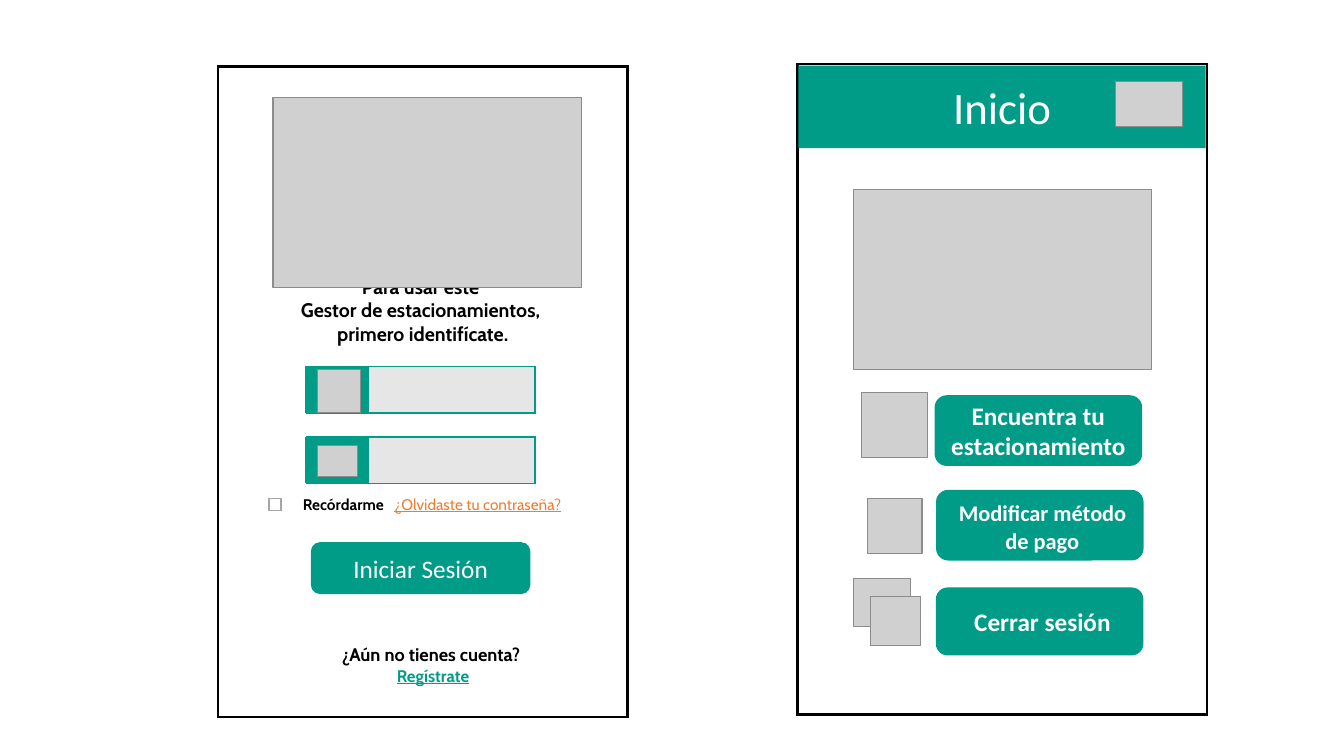
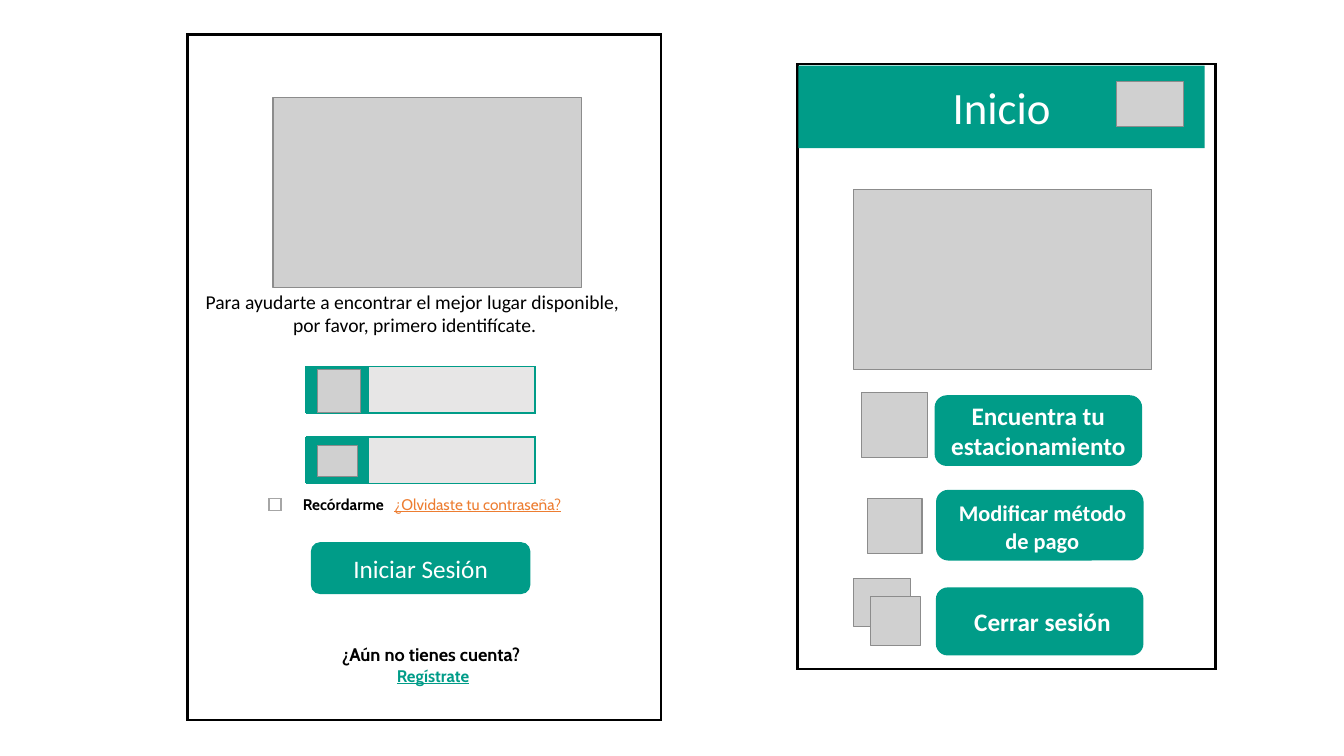
Before and after one commit to ajbeem/iotserver, a slide deck: slide 4 of documentation/MapaNavegacion.pptm. Drawn at 1344x756 pixels with LibreOffice and Linux fonts; fonts in the diff are those of the drawing; grey boxes stand for pictures. Boxes give left, top, right and bottom in pixels: in the first picture for what was removed or moved away, otherwise in the second. Text is boxed around its words. In the diff, an @@ line names an element or a change of style, - is before the commit and + after.

```diff
--- a/documentation/MapaNavegacion.pptm
+++ b/documentation/MapaNavegacion.pptm
@@ rectangle: place and size @@
-rectangle at [218, 67, 627, 717]
+rectangle at [188, 34, 661, 720]
@@ rectangle: place and size @@
-rectangle at [798, 65, 1207, 715]
+rectangle at [798, 65, 1216, 669]
@@ text at [206, 295, 618, 335]: text changed; font Cabin to Calibri; bold off @@
-Para usar este
-Gestor de estacionamientos,
-primero identifícate.
+Para ayudarte a encontrar el mejor lugar disponible,
+por favor, primero identifícate.
```
Also in this commit, not shown: 3 other slides changed, 1 slide added, 1 slide removed, 3 other files.
